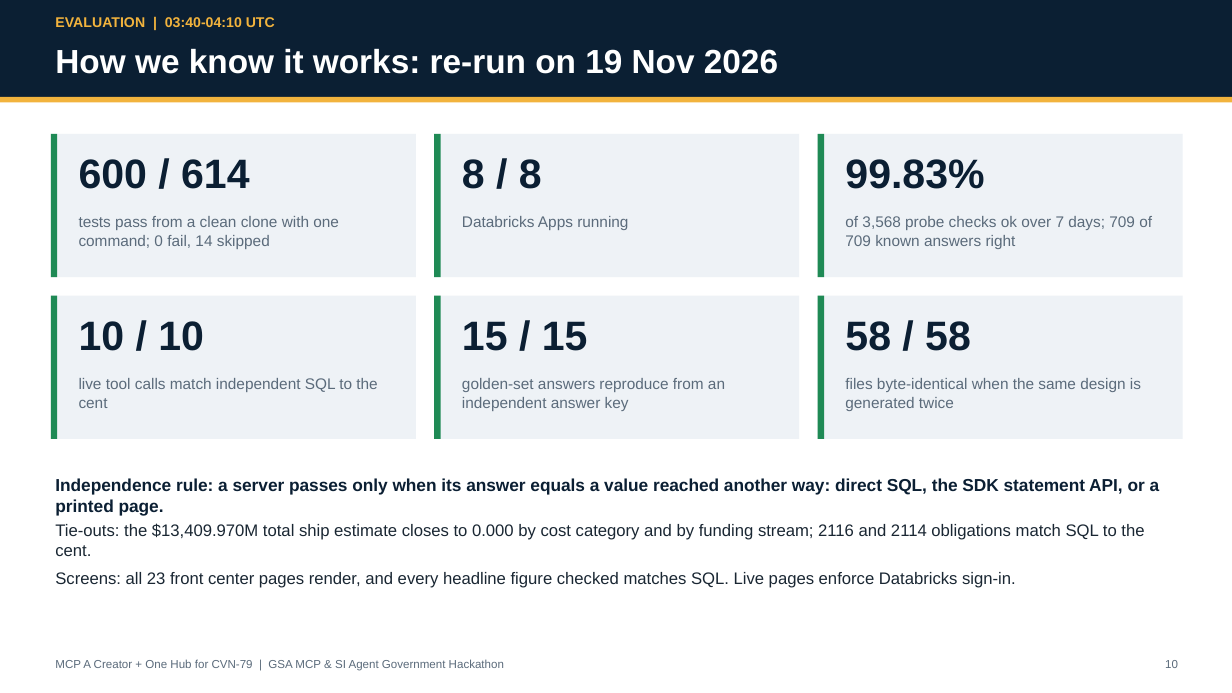
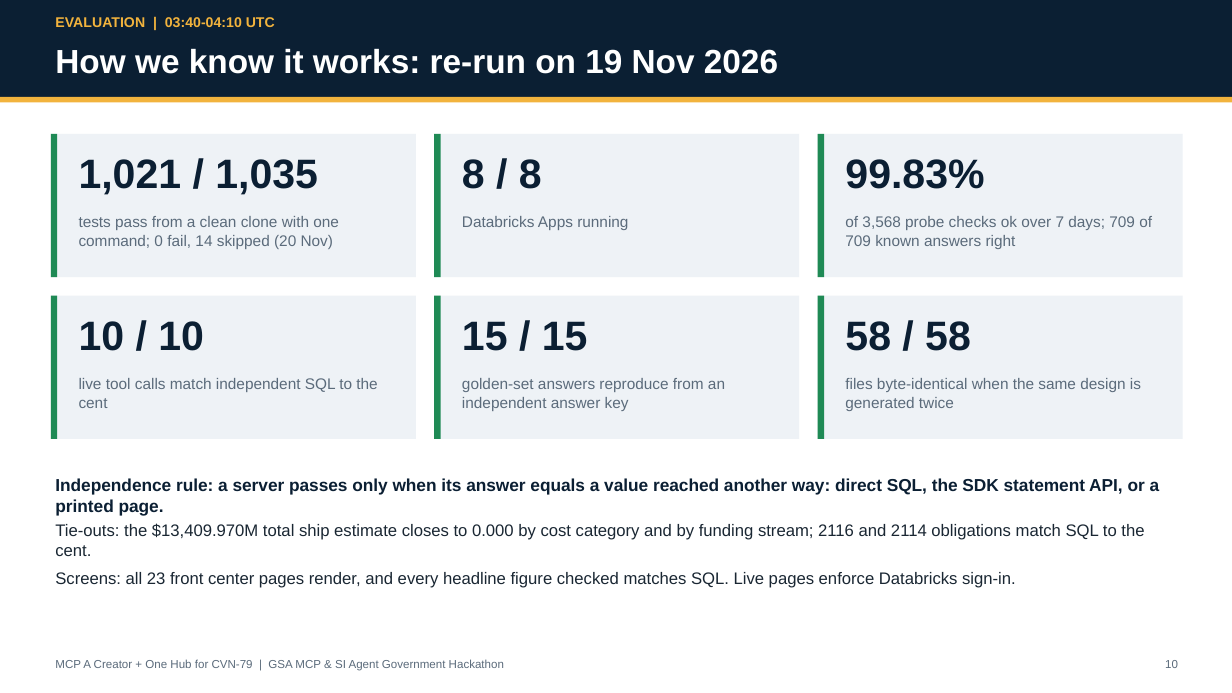
Before and after one commit to gsa-mcp-hackathon/gsa-hackathon-mcp-creator-and-agent-for-air-carrier, a slide deck: slide 10 of docs/submission/mcp-a-creator-one-hub-deck.pptx. Drawn at 1232x693 pixels with LibreOffice and Linux fonts; fonts in the diff are those of the drawing. Boxes give left, top, right and bottom in pixels: in the first picture for what was removed or moved away, otherwise in the second. Text is boxed around its words. In the diff, an @@ line names an element or a change of style, - is before the commit and + after.

```diff
--- a/docs/submission/mcp-a-creator-one-hub-deck.pptx
+++ b/docs/submission/mcp-a-creator-one-hub-deck.pptx
@@ text at [79, 159, 318, 195]: text changed @@
-600 / 614
+1,021 / 1,035
@@ text at [79, 216, 339, 249]: text changed @@
-tests pass from a clean clone with one command; 0 fail, 14 skipped
+tests pass from a clean clone with one command; 0 fail, 14 skipped (20 Nov)
```
Also in this commit, not shown: 2 other slides changed, 1 other file.
